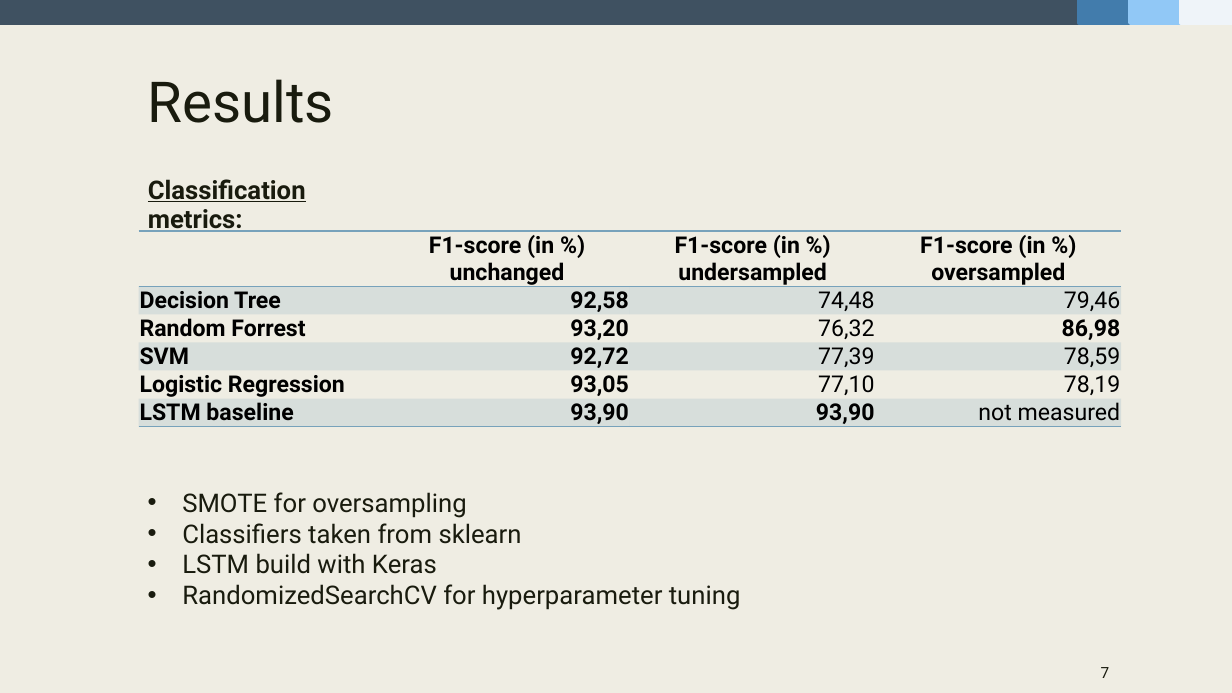
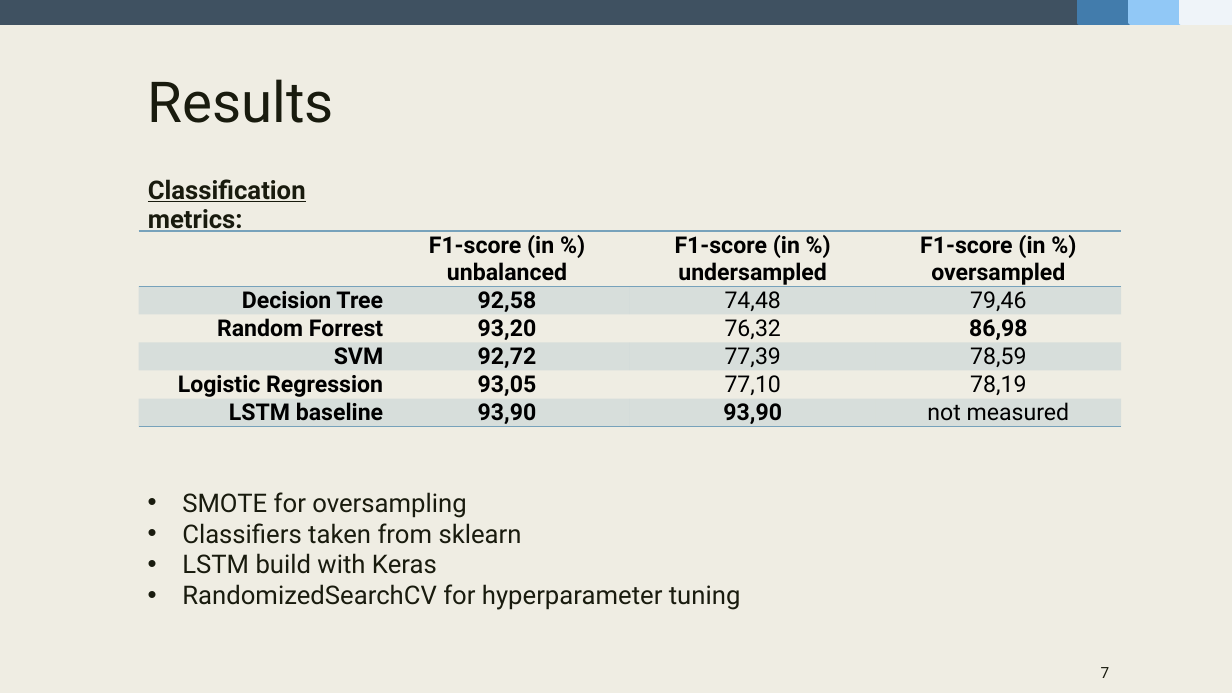
Before and after one commit to fidsusj/HateSpeechDetection, a slide deck: slide 7 of docs/presentation/presentation-slides.pptx. Drawn at 1232x693 pixels with LibreOffice and Linux fonts; fonts in the diff are those of the drawing. Boxes give left, top, right and bottom in pixels: in the first picture for what was removed or moved away, otherwise in the second. Text is boxed around its words. In the diff, an @@ line names an element or a change of style, - is before the commit and + after.

```diff
--- a/docs/presentation/presentation-slides.pptx
+++ b/docs/presentation/presentation-slides.pptx
@@ table at <box>139,231,1122,431</box> @@
-row 1, column 2: F1-score (in %) / unchanged
+row 1, column 2: F1-score (in %) / unbalanced
@@ alignment left to right @@
@@ alignment right to centre @@
```
Also in this commit, not shown: 4 other slides changed, 2 other files.
